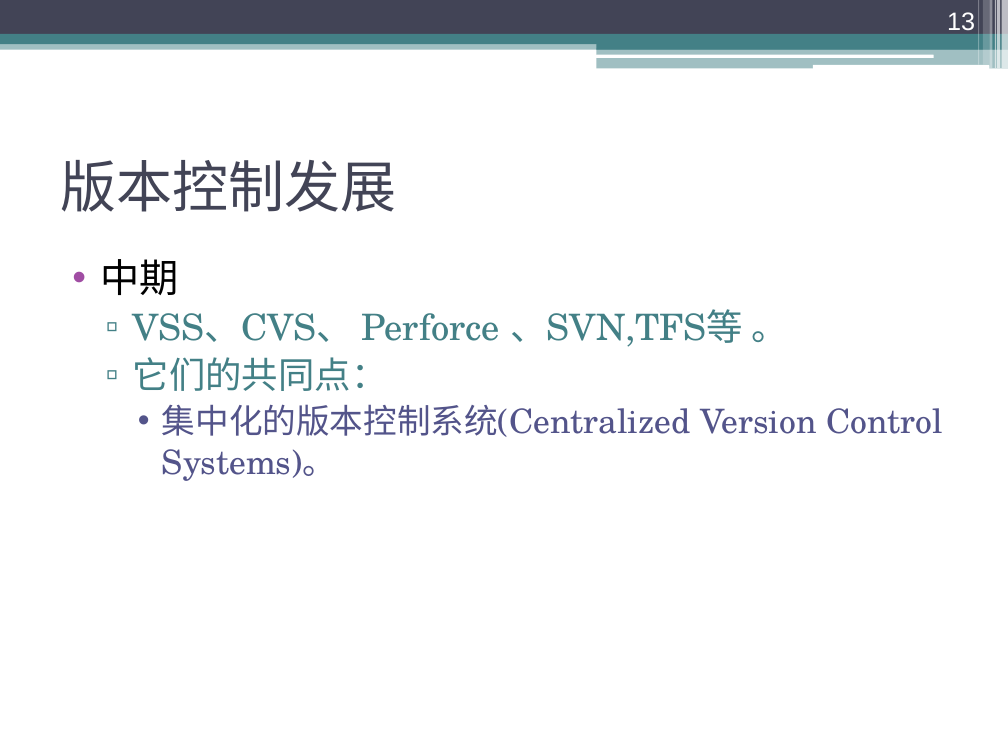
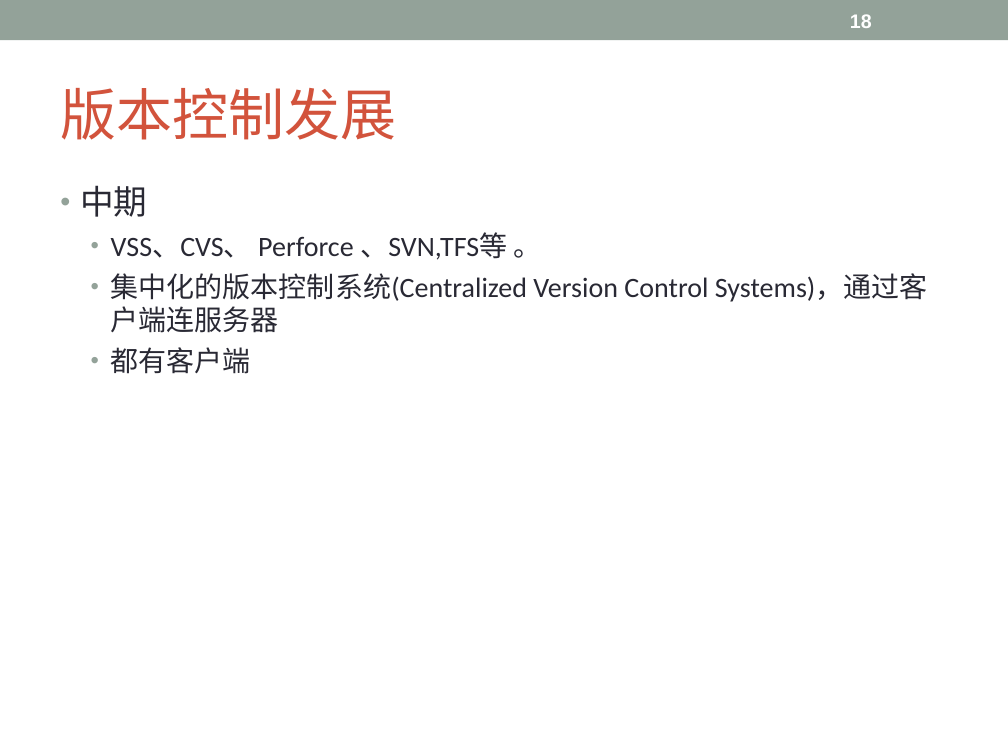
Before and after one commit to Lyon-NEU/Git, a slide deck: slide 18 of git.ppt (slide 13 before the commit). Drawn at 1008x756 pixels with LibreOffice and Linux fonts; fonts in the diff are those of the drawing. Boxes give left, top, right and bottom in pixels: in the first picture for what was removed or moved away, otherwise in the second. Text is boxed around its words. In the diff, an @@ line names an element or a change of style, - is before the commit and + after.

```diff
--- a/git.ppt
+++ b/git.ppt
@@ rectangle resized from (x1=0, y1=0, x2=1008, y2=34) to (x1=0, y1=0, x2=1008, y2=40) @@
@@ rectangle at (x1=0, y1=0, x2=1008, y2=40): fill #424456 to #93A299 @@
@@ page number added at (x1=850, y1=14, x2=872, y2=28), 14 pt, text #FFFFFF, bold @@
+18
@@ page number removed at (x1=947, y1=12, x2=975, y2=36) @@
-13
@@ rectangle removed at (x1=978, y1=0, x2=979, y2=65) @@
@@ rectangle removed at (x1=983, y1=0, x2=989, y2=65) @@
@@ rectangle removed at (x1=990, y1=0, x2=993, y2=69) @@
@@ rectangle removed at (x1=995, y1=0, x2=996, y2=69) @@
@@ rectangle removed at (x1=997, y1=0, x2=1000, y2=69) @@
@@ rectangle removed at (x1=1002, y1=0, x2=1008, y2=69) @@
@@ rectangle removed at (x1=0, y1=40, x2=1008, y2=49) @@
@@ rectangle removed at (x1=0, y1=34, x2=1008, y2=44) @@
@@ title "版本控制发展" moved from (x1=60, y1=160, x2=396, y2=212) to (x1=60, y1=88, x2=396, y2=140) @@
@@ title "版本控制发展" at (x1=60, y1=88, x2=396, y2=140): font Karla to Calibri, text colour #424456 to #D2533C @@
@@ rounded rectangle removed at (x1=596, y1=54, x2=933, y2=57) @@
@@ rectangle removed at (x1=597, y1=39, x2=1008, y2=49) @@
@@ rectangle removed at (x1=597, y1=48, x2=1008, y2=69) @@
@@ rounded rectangle removed at (x1=812, y1=65, x2=989, y2=69) @@
@@ text "中期" moved from (x1=101, y1=259, x2=943, y2=481) to (x1=80, y1=185, x2=928, y2=374) @@
@@ text at (x1=80, y1=185, x2=542, y2=260): size 28 to 24 pt, text colour #000000 to #292934 in "中期"; font TeX Gyre Schola to Calibri in "中期", "VSS、CVS、 Perforce 、SVN,TFS等 。"; size 26 to 20 pt, text colour #438086 to #292934 in "VSS、CVS、 Perforce 、SVN,TFS等 。"; indent changed; more space between paragraphs; bullet colour #A04DA3 to #93A299; bullet ▫ to •; bullet colour #438086 to #93A299 @@
@@ text at (x1=111, y1=273, x2=928, y2=374): text changed; size 24 to 20 pt; font TeX Gyre Schola to Calibri; text colour #53548A to #292934 @@
-  ▫ 它们的共同点：
-    • 集中化的版本控制系统(Centralized Version Control Systems)。
+  • 集中化的版本控制系统(Centralized Version Control Systems)，通过客户端连服务器
+  • 都有客户端
```
Also in this commit, not shown: 21 other slides changed, 11 slides added, 6 slides removed.
